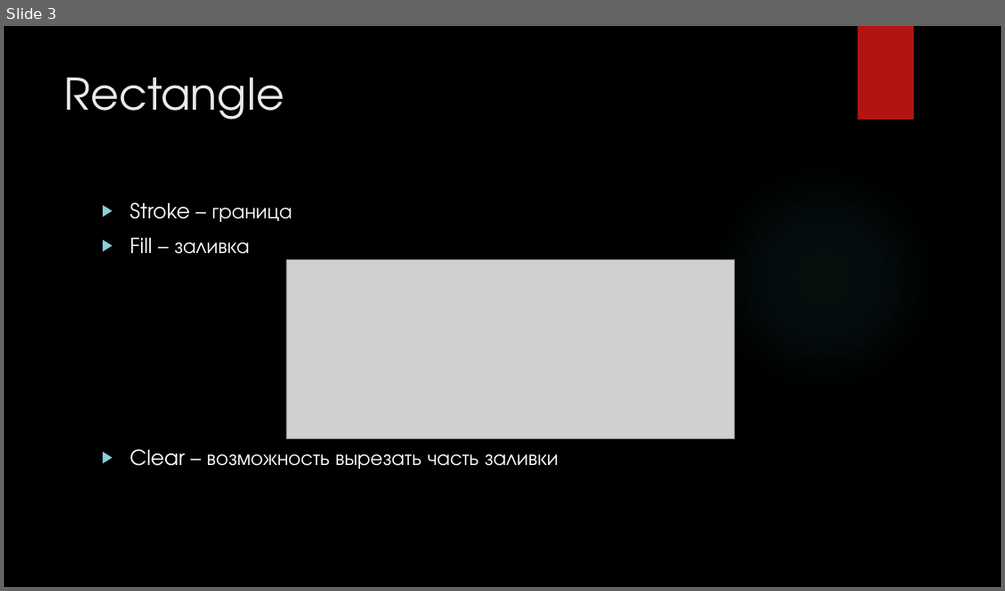
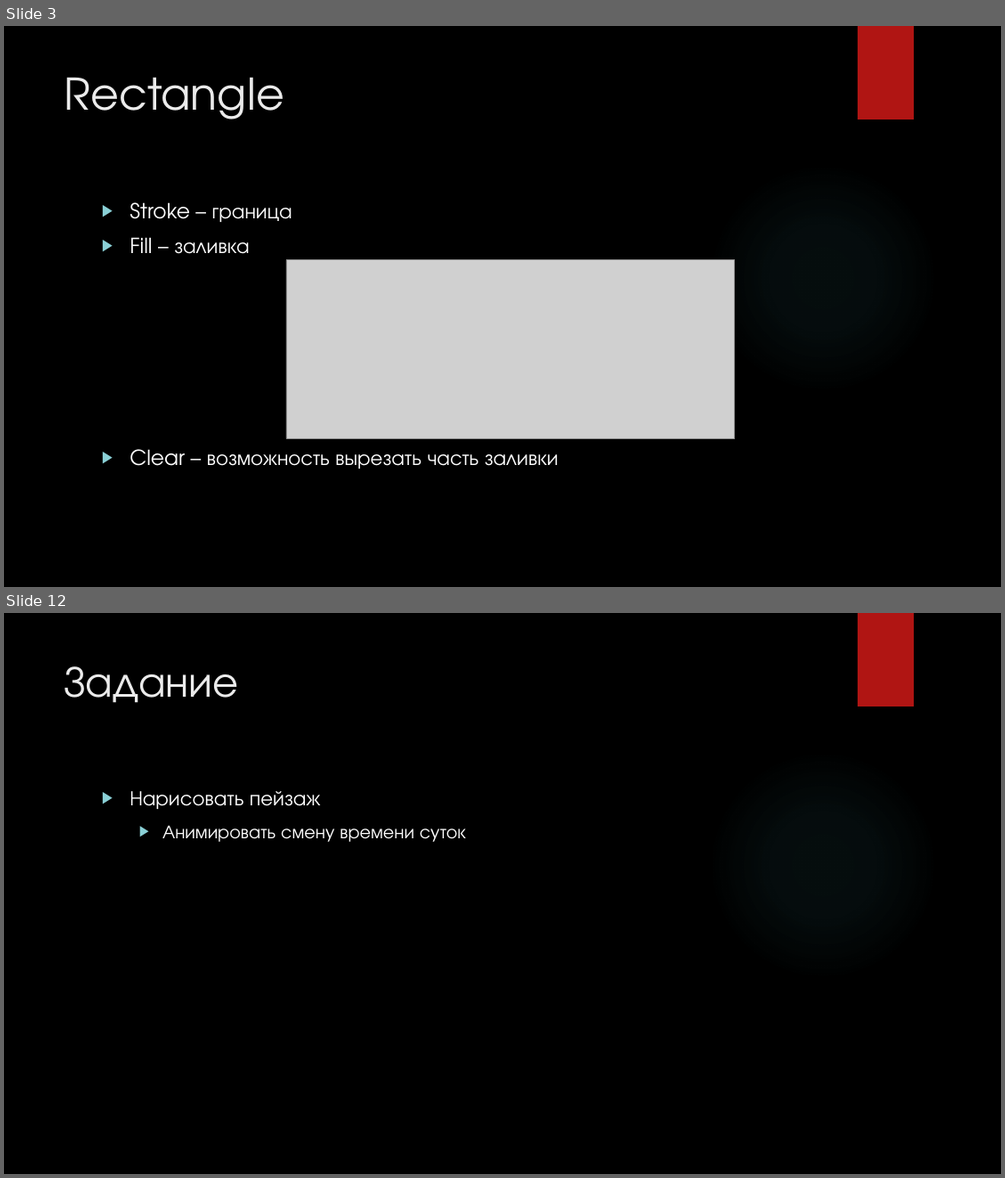
Before and after one commit to SergeyMirvoda/web-2015, a slide deck: lectures/javascript-canvas/slides.pptx. Shown one above the other, each under a label of ours: slide 3 before the commit, slides 3 and 12 after it; the slides between them are not shown. The pictures are 1005x591 and 1005x1178 pixels, drawn with LibreOffice and Linux fonts; fonts in the diff are those of the drawing; grey boxes stand for pictures; background and template pictures are left out. Boxes give left, top, right and bottom in pixels: in the first picture for what was removed or moved away, otherwise in the second. Text is boxed around its words. In the diff, an @@ line names an element or a change of style, - is before the commit and + after.

```diff
--- a/lectures/javascript-canvas/slides.pptx
+++ b/lectures/javascript-canvas/slides.pptx
@@ slide 12 added at box(4, 613, 1001, 1174), background picture (left out); not listed: 2 template elements that a slide beside it also shows @@
@@ title added at box(65, 666, 239, 703), 42 pt, text #EBEBEB @@
+Задание
@@ text added at box(129, 791, 466, 842), 18 pt, text #FFFFFF @@
+▶ Нарисовать пейзаж
+  ▶ Анимировать смену времени суток
```
Also in this commit, not shown: 8 other slides added, 6 other files.
